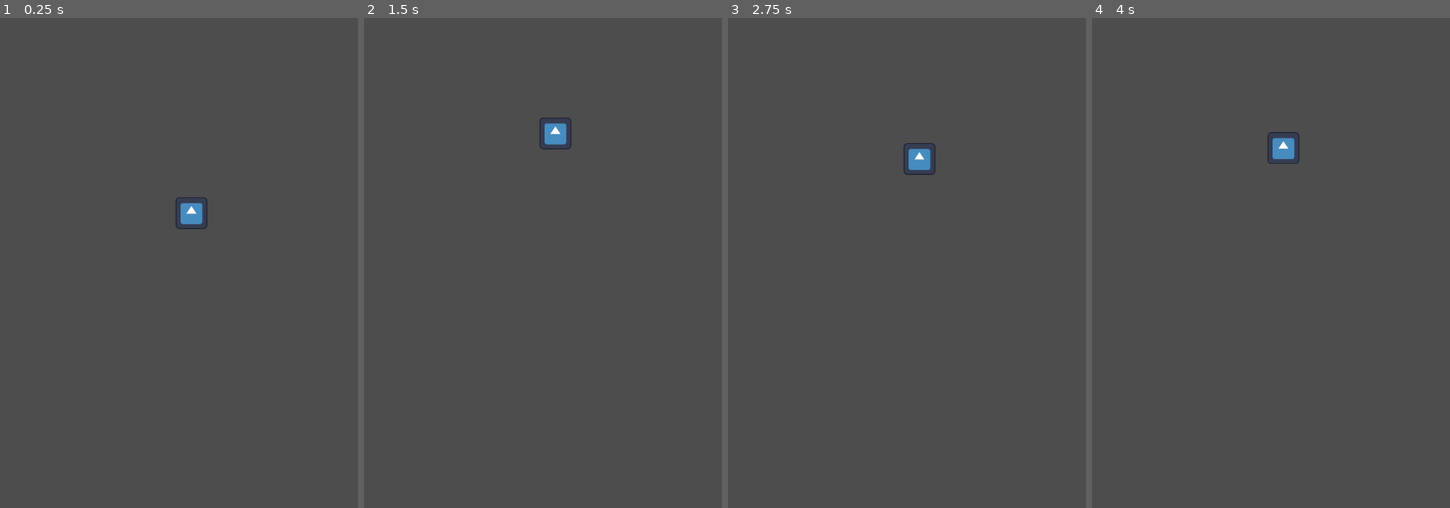
Above: before the commit, frames 1-4 (left to right).
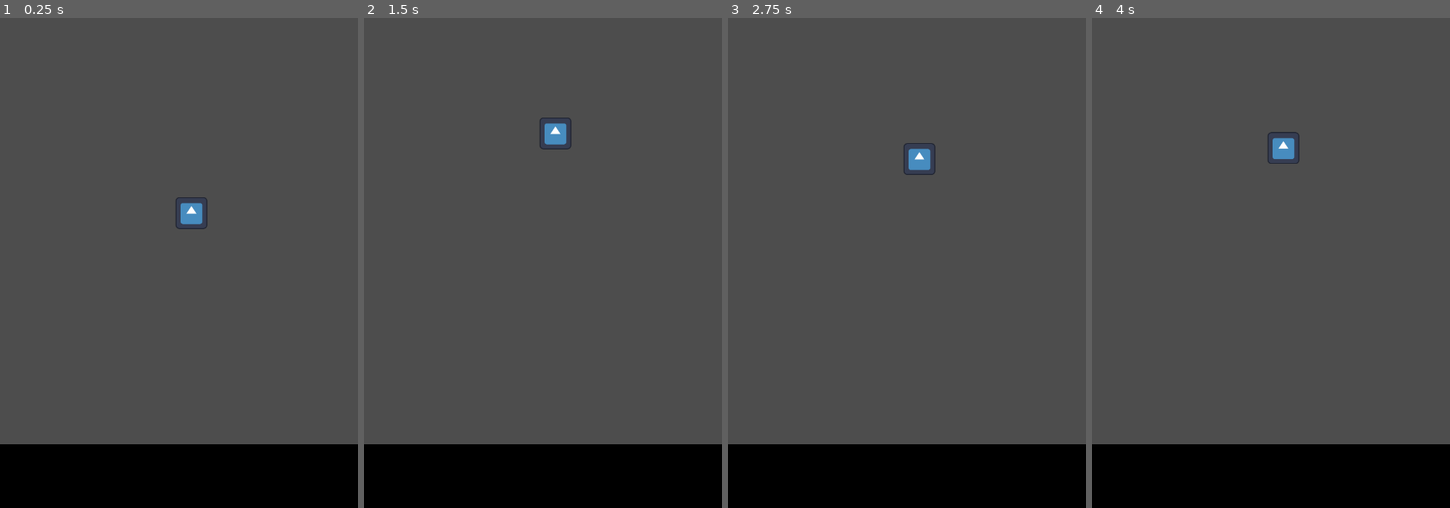
Above: after the commit, the same moments.

Repository: Jordla/flappy-bird-clone
Game: Godot game, scene res://world.tscn
Two runs of this game, one before a commit and one after it. Both use one fixed random seed, a clock stepped at 60 frames per second and the inputs below. The engine's default icon, where the game draws it, is replaced by a stand-in: a white triangle on a blue panel in a dark square.
Inputs:
- Up to frame 1 (0.25 s): no input
- Up to frame 2 (1.5 s): tap Enter (ui_accept) at 0.5, 0.77 s
- Up to frame 3 (2.75 s): tap Enter (ui_accept) at 1.52 s
- Up to frame 4 (4 s): tap Enter (ui_accept) at 3.02, 3.77 s

The runs differ from the first frame. In frame 1, 13% of the frame differs, in the area x 0-100%, y 86-100%; in frame 2, 13%; in frame 3, 13%; in frame 4, 13%.

Commit message:
Add player collision detection with floor
If the player touches the floor then the player will disappear and the
game will end.

Diff:
--- a/player/player.gd
+++ b/player/player.gd
@@ -15,3 +15,6 @@
 		velocity.y = JUMP_VELOCITY
 
 	move_and_slide()
+
+	if is_on_floor():
+		queue_free()
--- a/world.tscn
+++ b/world.tscn
@@ -1,8 +1,12 @@
-[gd_scene load_steps=2 format=3 uid="uid://y64ghw5rkowh"]
+[gd_scene load_steps=3 format=3 uid="uid://y64ghw5rkowh"]
 
 [ext_resource type="PackedScene" uid="uid://cnur16ocukf2" path="res://player/player.tscn" id="1_bhxw5"]
+[ext_resource type="PackedScene" uid="uid://2rtrcek2186e" path="res://floor/floor.tscn" id="2_prhhy"]
 
 [node name="World" type="Node2D"]
 
 [node name="Player" parent="." instance=ExtResource("1_bhxw5")]
 position = Vector2(385, 655)
+
+[node name="Floor" parent="." instance=ExtResource("2_prhhy")]
+position = Vector2(0, 1152)
